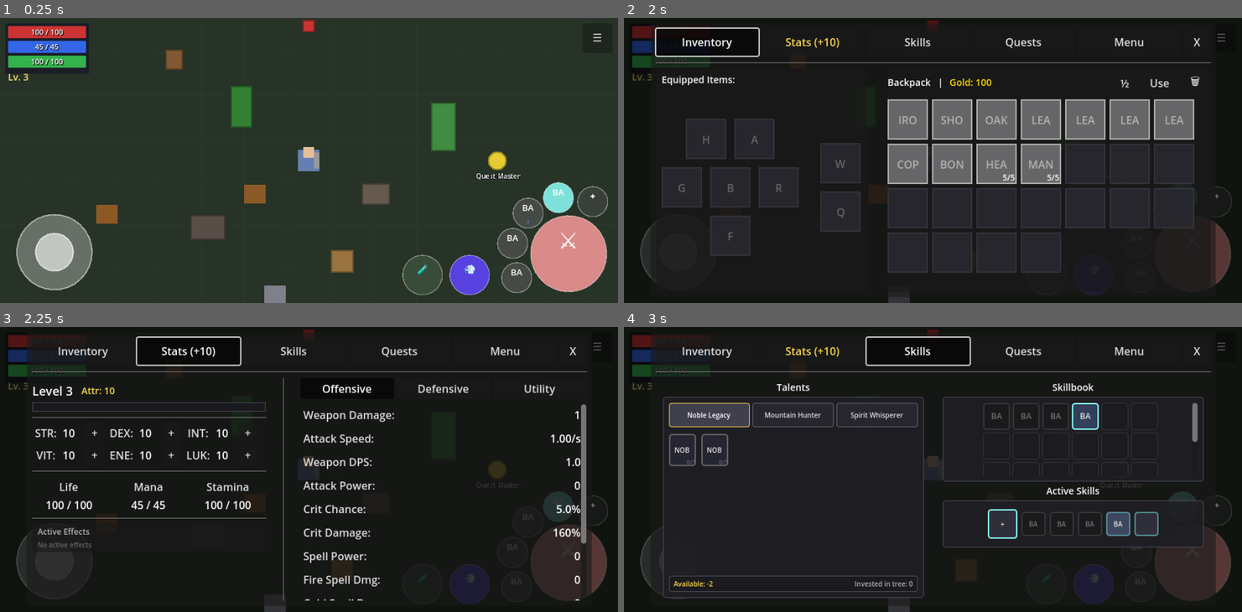
Above: before the commit, frames 1-4 (two rows, left to right).
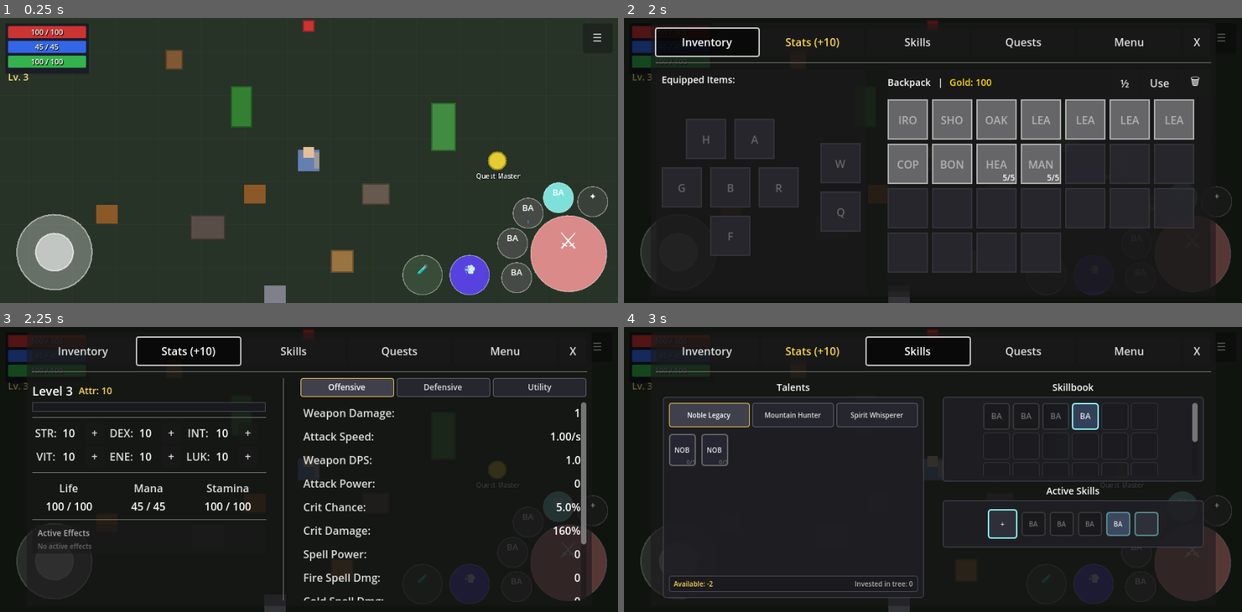
Above: after the commit, the same moments.

Repository: MatousHruska/MobileTestia
Game: Godot game, scene res://scenes/world/test_zone.tscn
The game is run twice, just before and just after one commit, with the same random seed, the same clock (stepped at 60 frames per second) and the same inputs.
Inputs:
- Up to frame 1 (0.25 s): no input
- Up to frame 2 (2 s): click "☰" at 0.5 s; click "Inventory" at 1.25 s
- Up to frame 3 (2.25 s): click "Stats (+10)" at 2 s
- Up to frame 4 (3 s): click "Skills" at 2.75 s

Frames 1-2 are identical in both runs. In frame 3, 5.4% of the frame differs, in the area x 5-95%, y 17-97%; in frame 4, nothing differs.

Commit message:
Convert Stats Panel to use global UITheme
- Subtab bar (Offensive/Defensive/Utility): use UITheme tab styles
- All separations: use UITheme.SEPARATION_NORMAL/SMALL
- Duration bar: use UITheme colors and corner radii
- Grid layouts: use UITheme separations

Diff:
--- a/scripts/ui/menu/stats_panel.gd
+++ b/scripts/ui/menu/stats_panel.gd
@@ -196,7 +196,7 @@
 
 func _create_right_panel() -> Control:
 	var container := VBoxContainer.new()
-	container.add_theme_constant_override("separation", 8)
+	container.add_theme_constant_override("separation", UITheme.SEPARATION_NORMAL)
 	container.size_flags_vertical = Control.SIZE_EXPAND_FILL
 
 	# === SUBTAB BAR ===
@@ -213,11 +213,11 @@
 
 func _create_header() -> Control:
 	var container := VBoxContainer.new()
-	container.add_theme_constant_override("separation", 4)
+	container.add_theme_constant_override("separation", UITheme.SEPARATION_SMALL)
 
 	# Level row
 	var level_row := HBoxContainer.new()
-	level_row.add_theme_constant_override("separation", 12)
+	level_row.add_theme_constant_override("separation", UITheme.SEPARATION_NORMAL)
 
 	var level_label := Label.new()
 	level_label.name = "LevelLabel"
@@ -266,12 +266,12 @@
 
 func _create_attributes_section() -> Control:
 	var container := VBoxContainer.new()
-	container.add_theme_constant_override("separation", 2)
+	container.add_theme_constant_override("separation", UITheme.SEPARATION_SMALL)
 
 	var grid := GridContainer.new()
 	grid.columns = 9  # 3 attributes per row: (Label, Value, Plus) x 3
-	grid.add_theme_constant_override("h_separation", 4)
-	grid.add_theme_constant_override("v_separation", 2)
+	grid.add_theme_constant_override("h_separation", UITheme.SEPARATION_SMALL)
+	grid.add_theme_constant_override("v_separation", UITheme.SEPARATION_SMALL)
 
 	# Row 1: STR, DEX, INT
 	# Row 2: VIT, ENE, LUK
@@ -324,7 +324,7 @@
 func _create_resources_section() -> Control:
 	# Horizontal layout: Life | Mana | Stamina
 	var hbox := HBoxContainer.new()
-	hbox.add_theme_constant_override("separation", 8)
+	hbox.add_theme_constant_override("separation", UITheme.SEPARATION_NORMAL)
 	hbox.size_flags_horizontal = Control.SIZE_EXPAND_FILL
 
 	var resources := [
@@ -367,7 +367,7 @@
 
 func _create_subtab_bar() -> Control:
 	var bar := HBoxContainer.new()
-	bar.add_theme_constant_override("separation", 4)
+	bar.add_theme_constant_override("separation", UITheme.SEPARATION_SMALL)
 
 	var tabs := ["Offensive", "Defensive", "Utility"]
 	for i in range(tabs.size()):
@@ -377,7 +377,24 @@
 		btn.button_pressed = (i == 0)
 		btn.custom_minimum_size = Vector2(80, 28)
 		btn.size_flags_horizontal = Control.SIZE_EXPAND_FILL
+		btn.add_theme_font_size_override("font_size", UITheme.FONT_SIZE_LABEL)
 		btn.pressed.connect(_on_subtab_pressed.bind(i))
+
+		# Style tab buttons
+		var style := StyleBoxFlat.new()
+		style.bg_color = UITheme.COLOR_TAB_BG if not btn.button_pressed else UITheme.COLOR_TAB_BG_ACTIVE
+		style.border_color = UITheme.COLOR_TAB_BORDER if not btn.button_pressed else UITheme.COLOR_AVAILABLE
+		style.set_border_width_all(UITheme.BORDER_WIDTH_NORMAL)
+		style.set_corner_radius_all(UITheme.CORNER_RADIUS_SMALL)
+		btn.add_theme_stylebox_override("normal", style)
+
+		var pressed_style := StyleBoxFlat.new()
+		pressed_style.bg_color = UITheme.COLOR_TAB_BG_ACTIVE
+		pressed_style.border_color = UITheme.COLOR_AVAILABLE
+		pressed_style.set_border_width_all(UITheme.BORDER_WIDTH_NORMAL)
+		pressed_style.set_corner_radius_all(UITheme.CORNER_RADIUS_SMALL)
+		btn.add_theme_stylebox_override("pressed", pressed_style)
+
 		bar.add_child(btn)
 		_subtab_buttons.append(btn)
 
@@ -497,15 +514,15 @@
 	duration_bar.mouse_filter = Control.MOUSE_FILTER_IGNORE
 
 	var bar_style := StyleBoxFlat.new()
-	bar_style.bg_color = Color(1.0, 1.0, 1.0, 0.8)
-	bar_style.corner_radius_bottom_left = 1
-	bar_style.corner_radius_bottom_right = 1
+	bar_style.bg_color = UITheme.COLOR_SELECTED
+	bar_style.corner_radius_bottom_left = UITheme.CORNER_RADIUS_SMALL
+	bar_style.corner_radius_bottom_right = UITheme.CORNER_RADIUS_SMALL
 	duration_bar.add_theme_stylebox_override("fill", bar_style)
 
 	var bar_bg := StyleBoxFlat.new()
 	bar_bg.bg_color = UITheme.COLOR_BUTTON_BG
-	bar_bg.corner_radius_bottom_left = 1
-	bar_bg.corner_radius_bottom_right = 1
+	bar_bg.corner_radius_bottom_left = UITheme.CORNER_RADIUS_SMALL
+	bar_bg.corner_radius_bottom_right = UITheme.CORNER_RADIUS_SMALL
 	duration_bar.add_theme_stylebox_override("background", bar_bg)
 
 	icon_container.add_child(duration_bar)
@@ -566,8 +583,8 @@
 	var grid := GridContainer.new()
 	grid.columns = 2
 	grid.size_flags_horizontal = Control.SIZE_EXPAND_FILL
-	grid.add_theme_constant_override("h_separation", 8)
-	grid.add_theme_constant_override("v_separation", 4)
+	grid.add_theme_constant_override("h_separation", UITheme.SEPARATION_NORMAL)
+	grid.add_theme_constant_override("v_separation", UITheme.SEPARATION_SMALL)
 
 	var stats := [
 		["weapon_damage", "Weapon Damage"],
@@ -601,8 +618,8 @@
 	var grid := GridContainer.new()
 	grid.columns = 2
 	grid.size_flags_horizontal = Control.SIZE_EXPAND_FILL
-	grid.add_theme_constant_override("h_separation", 8)
-	grid.add_theme_constant_override("v_separation", 4)
+	grid.add_theme_constant_override("h_separation", UITheme.SEPARATION_NORMAL)
+	grid.add_theme_constant_override("v_separation", UITheme.SEPARATION_SMALL)
 
 	var stats := [
 		["armor", "Armor"],
@@ -627,8 +644,8 @@
 	var grid := GridContainer.new()
 	grid.columns = 2
 	grid.size_flags_horizontal = Control.SIZE_EXPAND_FILL
-	grid.add_theme_constant_override("h_separation", 8)
-	grid.add_theme_constant_override("v_separation", 4)
+	grid.add_theme_constant_override("h_separation", UITheme.SEPARATION_NORMAL)
+	grid.add_theme_constant_override("v_separation", UITheme.SEPARATION_SMALL)
 
 	var stats := [
 		["movement_speed", "Move Speed"],
